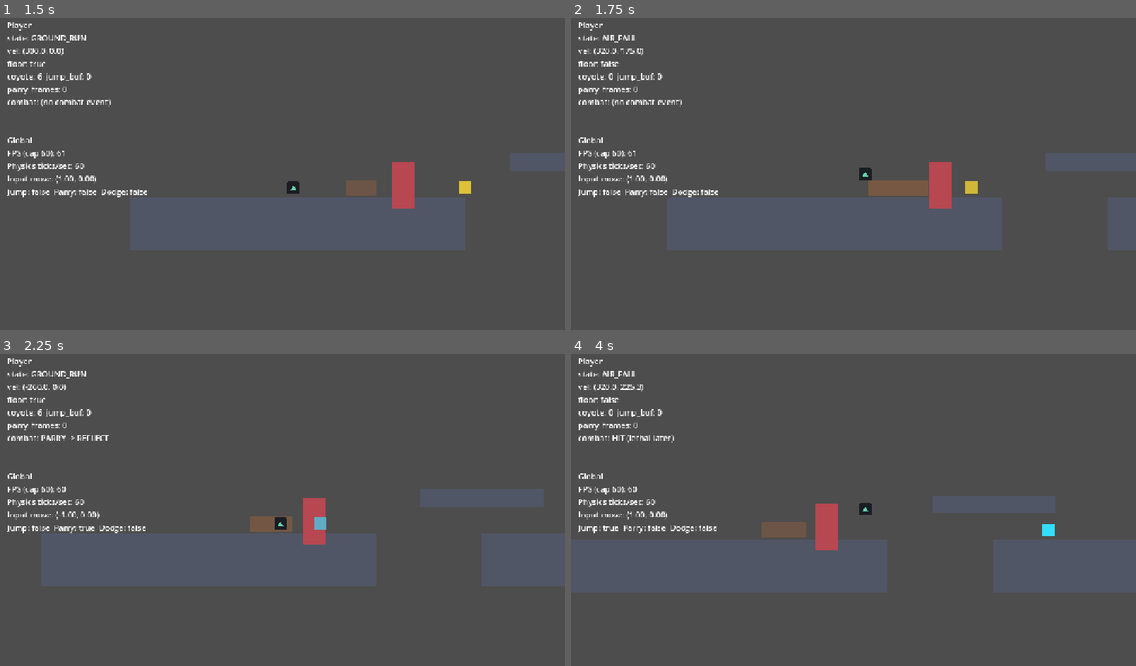
Above: before the commit, frames 1-4 (two rows, left to right).
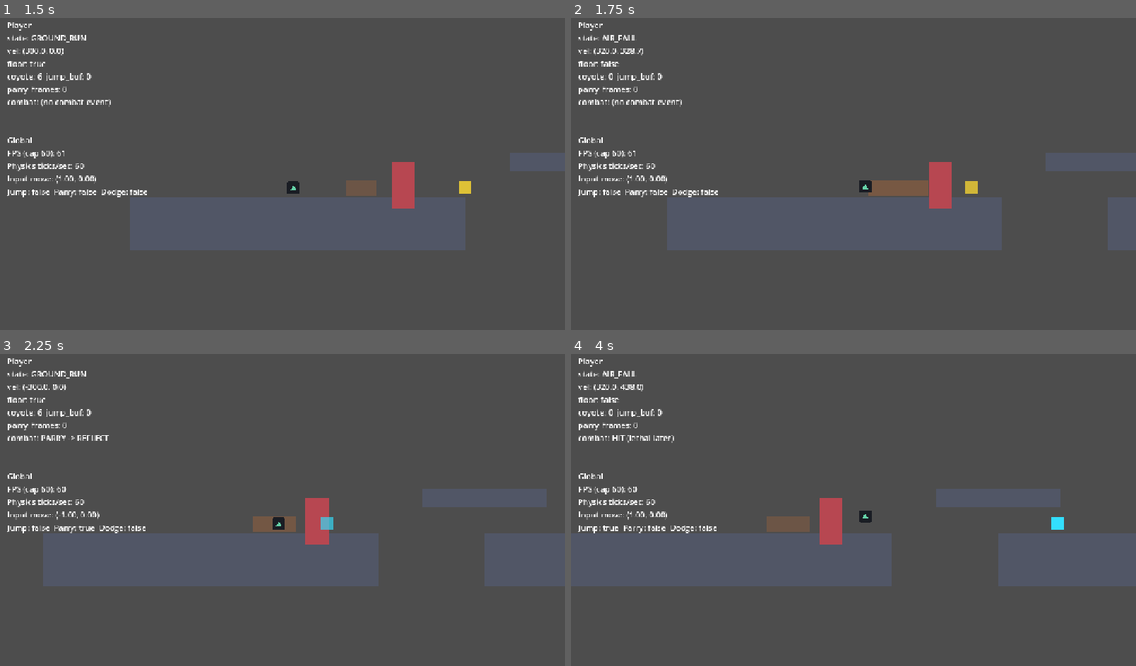
Above: after the commit, the same moments.

Repository: omarelsahy/FTWSA
Game: Godot game, scene res://scenes/levels/vertical_slice.tscn
The game is run twice, just before and just after one commit, with the same random seed, the same clock (stepped at 60 frames per second) and the same inputs.
Inputs:
- Up to frame 1 (1.5 s): hold Space (jump) 0.53-1.28 s; hold D (move_right) from 0.53 s (still down); tap Shift (dodge) at 1.35 s
- Up to frame 2 (1.75 s): keep holding D (move_right); tap Space (jump) at 1.52, 1.55 s
- Up to frame 3 (2.25 s): tap Space (jump) at 1.82 s; release D (move_right) at 2.03 s; hold A (move_left) from 2.03 s (still down); hold E (parry) from 2.03 s (still down)
- Up to frame 4 (4 s): tap Space (jump) at 2.3, 3.02, 3.05, 3.32 s; release A (move_left) at 2.78 s; release E (parry) at 2.78 s; hold D (move_right) from 2.78 s (still down); tap Z at 2.85 s; hold Space (jump) from 3.53 s (still down)

Frame 1 is identical in both runs. In frame 2, 0.2% of the frame differs, in the area x 8-54%, y 9-56%; in frame 3, 0.6%; in frame 4, 5.2%, in the area x 0-100%, y 9-77%.

Commit message:
Add jump-cut on jump button release
Co-authored-by: Omar Elsahy <omarelsahy@users.noreply.github.com>

Diff:
--- a/scripts/player/player.gd
+++ b/scripts/player/player.gd
@@ -68,6 +68,7 @@
 		_coyote_frames_left = maxi(0, _coyote_frames_left - 1)
 
 	var jump_pressed := Input.is_action_just_pressed(&"jump")
+	var jump_released := Input.is_action_just_released(&"jump")
 	if jump_pressed:
 		_jump_buffer_frames_left = config.jump_buffer_frames
 
@@ -88,6 +89,10 @@
 
 	if _jump_buffer_frames_left > 0 and not jump_pressed:
 		_jump_buffer_frames_left -= 1
+
+	if jump_released and velocity.y < 0.0:
+		## Jump cut: releasing jump ends upward travel immediately.
+		velocity.y = 0.0
 
 	move_and_slide()
 	_resolve_combat()
